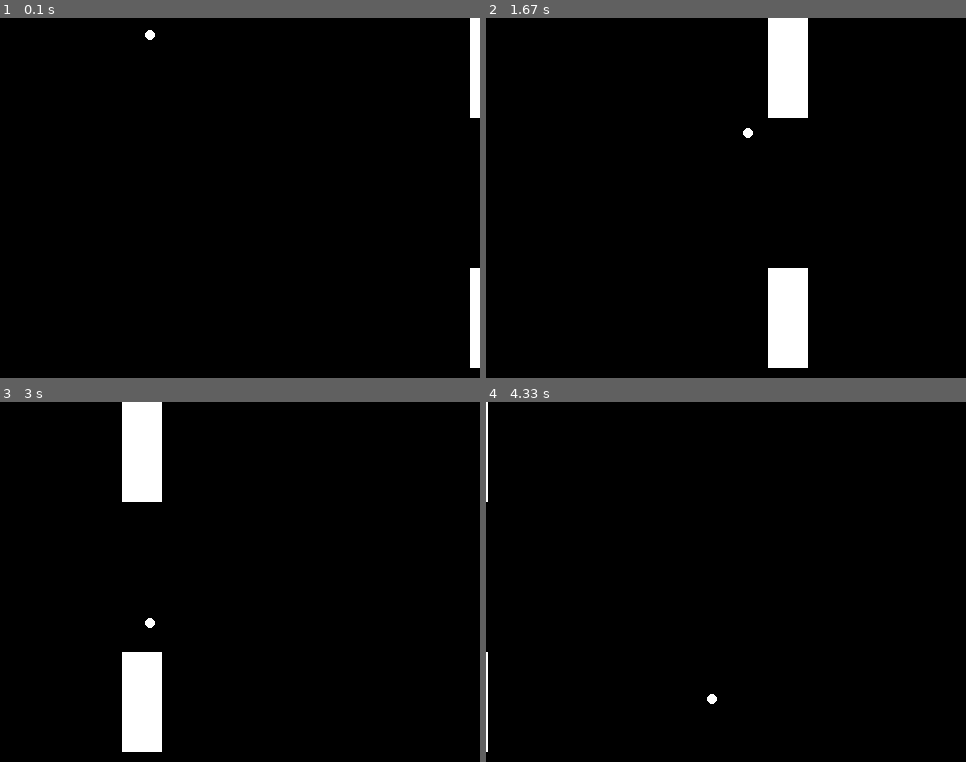
Above: before the commit, frames 1-4 (two rows, left to right).
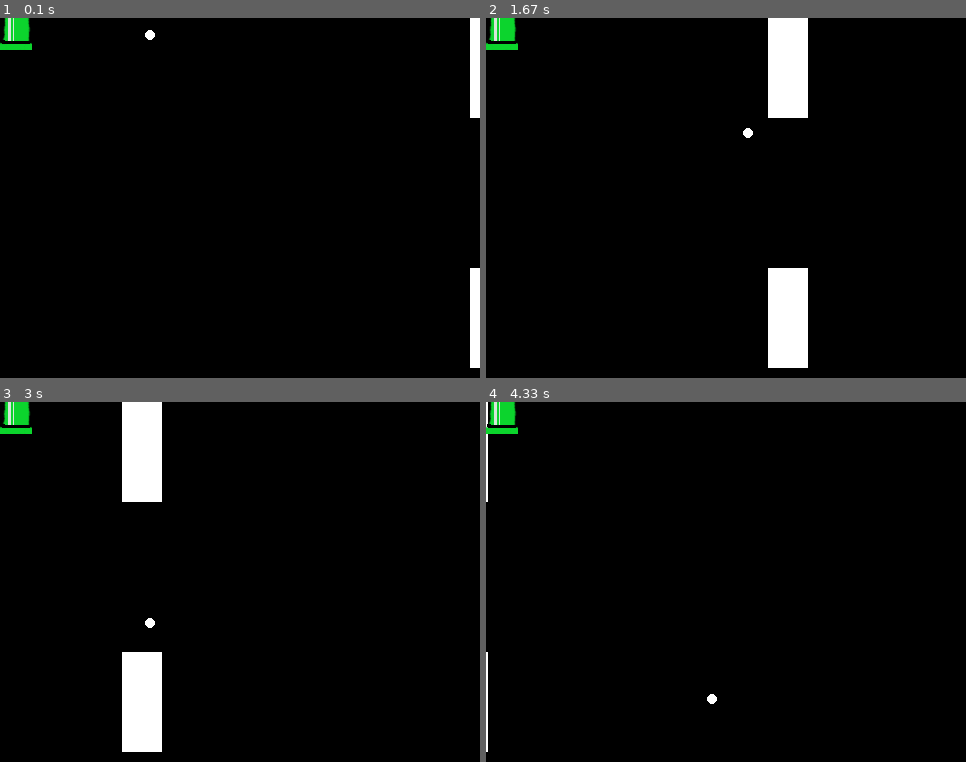
Above: after the commit, the same moments.

Repository: tghimanshu/pygame-first-game
Game: pygame game, started from main.py
Two runs of this game, one before a commit and one after it. Both use one fixed random seed, a clock stepped at 60 frames per second and the inputs below.
Inputs:
- Up to frame 1 (0.1 s): no input
- Up to frame 2 (1.67 s): hold Right 0.33-0.8 s; hold Up 0.83-1.13 s; tap Space at 0.9, 1.23, 1.53 s; hold Right 1.17-1.63 s
- Up to frame 3 (3 s): hold Left 1.67-2.2 s; tap Space at 1.73, 2.03, 2.3, 2.63, 2.93 s; hold Down 2.23-2.53 s; hold Left 2.57-2.97 s
- Up to frame 4 (4.33 s): hold Up 3-3.37 s; tap Space at 3.07, 3.47, 3.77, 4.13 s; hold Right 3.4-4.03 s; hold Down from 4.07 s (still down)

The runs differ from the first frame. In frame 1, 0.5% of the frame differs, in the area x 0-7%, y 0-9%; in frame 2, 0.5%; in frame 3, 0.5%; in frame 4, 0.5%.

Commit message:
added pipe image

Diff:
--- a/main.py
+++ b/main.py
@@ -23,6 +23,8 @@
 # creating the basic screen
 screen = pygame.display.set_mode((width, height))
 pygame.display.set_caption("First PyGame")
+
+pipe = pygame.image.load("pipe.png")
 
 
 # game loop
@@ -72,6 +74,7 @@
     if pipe_1.x == 100:
         print(score)
         score += 1
+    screen.blit(pipe, pipe.get_rect())
 
     # update
     pygame.display.update()
Binary file added: pipe.png
